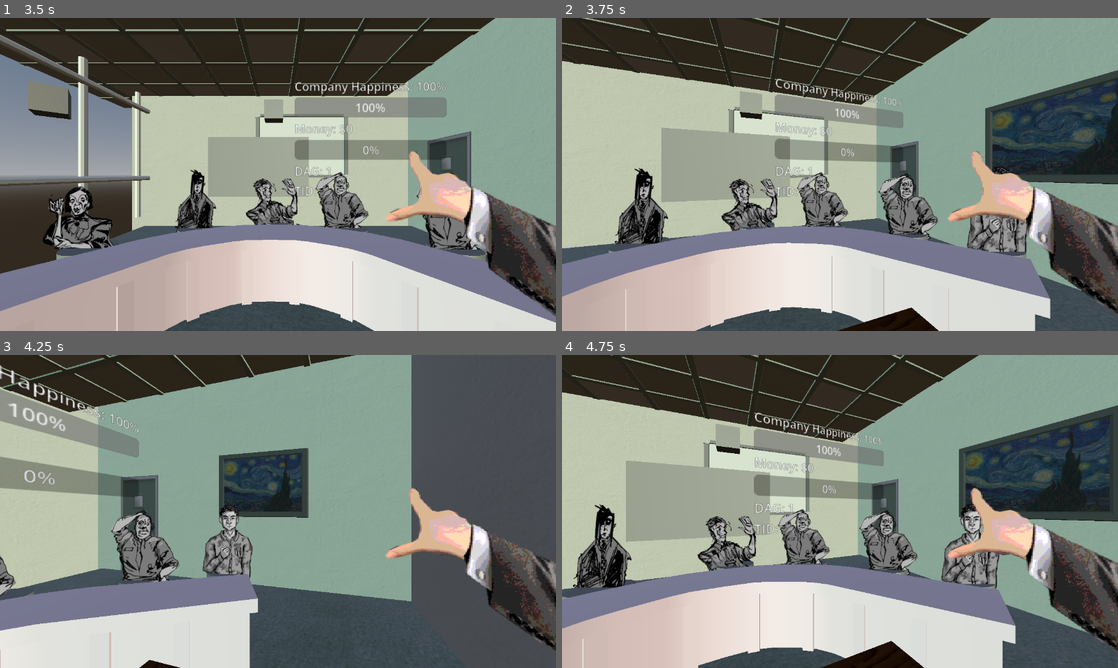
Above: before the commit, frames 1-4 (two rows, left to right).
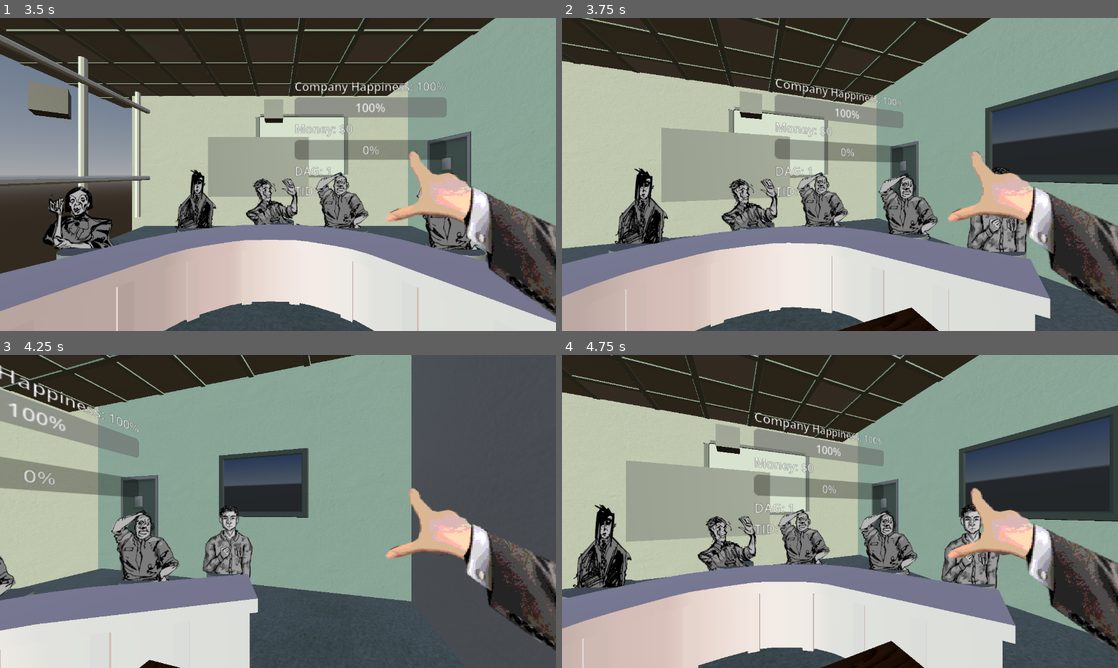
Above: after the commit, the same moments.

Repository: DebugCookie/FIB_GameJam
Game: Godot game, scene res://maxTestScene.tscn
The game is run twice, just before and just after one commit, with the same random seed, the same clock (stepped at 60 frames per second) and the same inputs.
Inputs (mouse positions are in pixels of both pictures, inside the frame that each line leads up to):
- Up to frame 1 (3.5 s): tap Enter (ui_accept) at 0.5, 0.77, 1.25, 1.52, 2, 2.75, 3.02 s; move the mouse to (400, 158) at 0.52 s; hold Right (ui_right) 0.53-1.28 s; click (400, 158) at 0.67 s; move the mouse to (166, 190) at 1.27 s; hold Down (ui_down) 1.28-2.03 s; move the mouse to (333, 105) at 2.02 s; hold Right (ui_right) 2.03-2.78 s; move the mouse to (250, 237) at 2.77 s; hold Up (ui_up) from 2.78 s (still down); click (250, 237) at 2.92 s
- Up to frame 2 (3.75 s): tap Enter (ui_accept) at 3.5 s; move the mouse to (1006, 221) at 3.52 s; release Up (ui_up) at 3.53 s; hold Left (ui_left) from 3.53 s (still down)
- Up to frame 3 (4.25 s): keep holding Left (ui_left); tap Enter (ui_accept) at 3.77 s
- Up to frame 4 (4.75 s): keep holding Left (ui_left); move the mouse to (673, 464) at 4.27 s; tap Enter (ui_accept) at 4.52 s

Frame 1 is identical in both runs. In frame 2, 2.3% of the frame differs, in the area x 0-100%, y 13-48%; in frame 3, 1.0%; in frame 4, 2.6%, in the area x 6-99%, y 14-48%.

Commit message:
Cleaned up man

Diff:
--- a/maxTestScene.tscn
+++ b/maxTestScene.tscn
@@ -178,6 +178,7 @@
 
 [node name="SubViewport" type="SubViewport" parent="SubViewportContainer" unique_id=990091969]
 handle_input_locally = false
+physics_object_picking = true
 size = Vector2i(1280, 720)
 render_target_update_mode = 4
 
@@ -191,14 +192,8 @@
 
 [node name="Camera3D" type="Camera3D" parent="SubViewportContainer/SubViewport" unique_id=137851750]
 transform = Transform3D(1, 0, 0, 0, 1, 0, 0, 0, 1, -0.0022247136, 0.044210754, 0.00037831068)
-script = ExtResource("1_sm6nt")
-
-[node name="Camera3D2" type="Camera3D" parent="SubViewportContainer/SubViewport" unique_id=563986135]
-transform = Transform3D(1, 0, 0, 0, 1, 0, 0, 0, 1, 0.40298247, 0, 0)
-script = ExtResource("1_sm6nt")
-
-[node name="Camera3D3" type="Camera3D" parent="SubViewportContainer/SubViewport" unique_id=1655848189]
-transform = Transform3D(1, 0, 0, 0, 1, 0, 0, 0, 1, 0.40298247, 0, 0)
+near = 0.008
+far = 20.6
 script = ExtResource("1_sm6nt")
 
 [node name="WorldEnvironment" type="WorldEnvironment" parent="SubViewportContainer/SubViewport" unique_id=1919570593]
@@ -247,8 +242,6 @@
 transform = Transform3D(0.015, 0, 0, 0, 0.015, 0, 0, 0, 0.015, 0, -0.011478186, 0)
 billboard = 2
 texture = ExtResource("4_6hq1p")
-
-[node name="CollisionShape3D" type="CollisionShape3D" parent="SubViewportContainer/SubViewport/Npc 1" unique_id=1175644595]
 
 [node name="Npc 2" type="StaticBody3D" parent="SubViewportContainer/SubViewport" unique_id=1510444227]
 transform = Transform3D(1, 0, 0, 0, 1, 0, 0, 0, 1, -0.12852466, 0, -0.3180906)
@@ -293,6 +286,7 @@
 
 [node name="PixelShader" type="MeshInstance3D" parent="SubViewportContainer/SubViewport" unique_id=1699253788]
 transform = Transform3D(1, 0, 0, 0, 1, 0, 0, 0, 1, 0, 0.036463067, 0)
+visible = false
 material_override = SubResource("ShaderMaterial_dvp7v")
 extra_cull_margin = 16384.0
 mesh = SubResource("QuadMesh_ecnap")
Binary file added: Art Assets/3D/BG_Buildings_pexels-james-mirakian-774977502-25322978.jpg
Not shown, changed: Art Assets/3D/BG_Buildings_pexels-james-mirakian-774977502-25322978.jpg.import
Binary file added: Art Assets/3D/SM_BossTable_DefaultMaterial_Base_color.png
Not shown, added: Art Assets/3D/SM_BossTable_DefaultMaterial_Base_color.png.import
Binary file added: Art Assets/3D/SM_Door_Texture_Door.png
Not shown, added: Art Assets/3D/SM_Door_Texture_Door.png.import
Not shown, added: Art Assets/3D/SM_Picture_StarrySky.jpg.import
Not shown: 1 places in maxTestScene.tscn that only renumber resources
